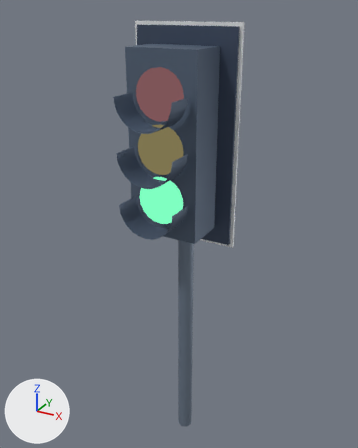
One commit to the glTF model game_godot/situations/ticket_22_13/light_1.glb: the scene before it, then after it.
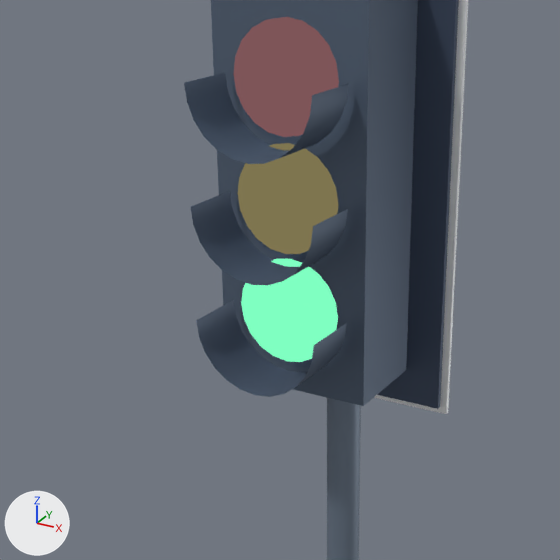
Each version is shown whole from a 50 mm camera at (2.08, -3.93, 4.5) aimed at (-0.01, -0.13, 2.6), then close up on the part from 8% to 79% of the width and 13% to 70% of the height. The lights are fixed; the arrows at lower left show +X, +Y and +Z. The last two pictures show the newer version. Where no turn or scale is listed for an object, it has been applied to the vertices.

Objects in the first close-up: 'c111827', 'c1e293b', 'c1e293b.001', 'c334155', 'cf1f5f9', 'lamp_green:c36ff88', 'lamp_red:c351719', 'lamp_yellow:c352d14'.
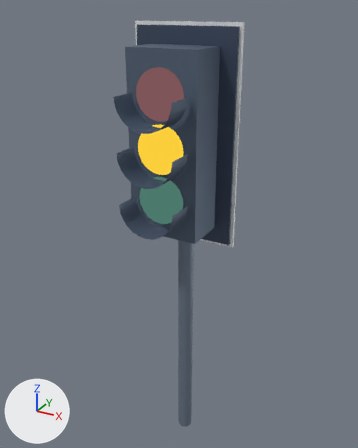
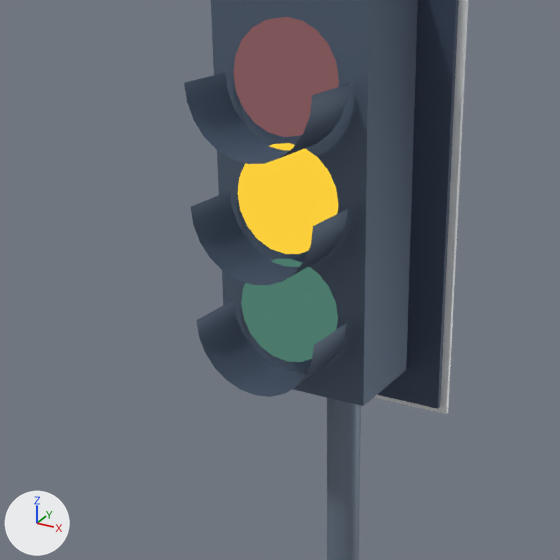
What differs and where, as boxes [x1, y1, x2, y2] in the close-ups (560 x 560 px):
'lamp_yellow:c352d14', recoloured (lighter): [237, 143, 338, 254] in both
'lamp_green:c36ff88', recoloured (darker): [241, 259, 338, 362] in both

The change, as a diff of the scene's bpy script:
```diff
--- a/game_godot/situations/ticket_22_13/light_1.glb.py
+++ b/game_godot/situations/ticket_22_13/light_1.glb.py
@@ mat_c123126 @@
+mat_c123126 = bpy.data.materials.new('c123126')
+# nodes: BsdfTransparent, Emission, LightPath, MixShader, OutputMaterial
+# colours: dark green #4b796c
@@ mat_cf59e0b @@
+mat_cf59e0b = bpy.data.materials.new('cf59e0b')
+# nodes: BsdfTransparent, Emission, LightPath, MixShader, OutputMaterial
+# colours: yellow #fbce3b
@@ me_mesh_1 @@
 me_mesh_1.from_pydata(...)  # 44 vertices, 80 faces; spans x -0.21..0.21, y -0.03..0.03, z -0.21..0.21
-me_mesh_1.materials.append(mat_c352d14)
+me_mesh_1.materials.append(mat_cf59e0b)
@@ me_mesh_2 @@
 me_mesh_2.from_pydata(...)  # 44 vertices, 80 faces; spans x -0.21..0.21, y -0.03..0.03, z -0.21..0.21
-me_mesh_2.materials.append(mat_c36ff88)
+me_mesh_2.materials.append(mat_c123126)
```
